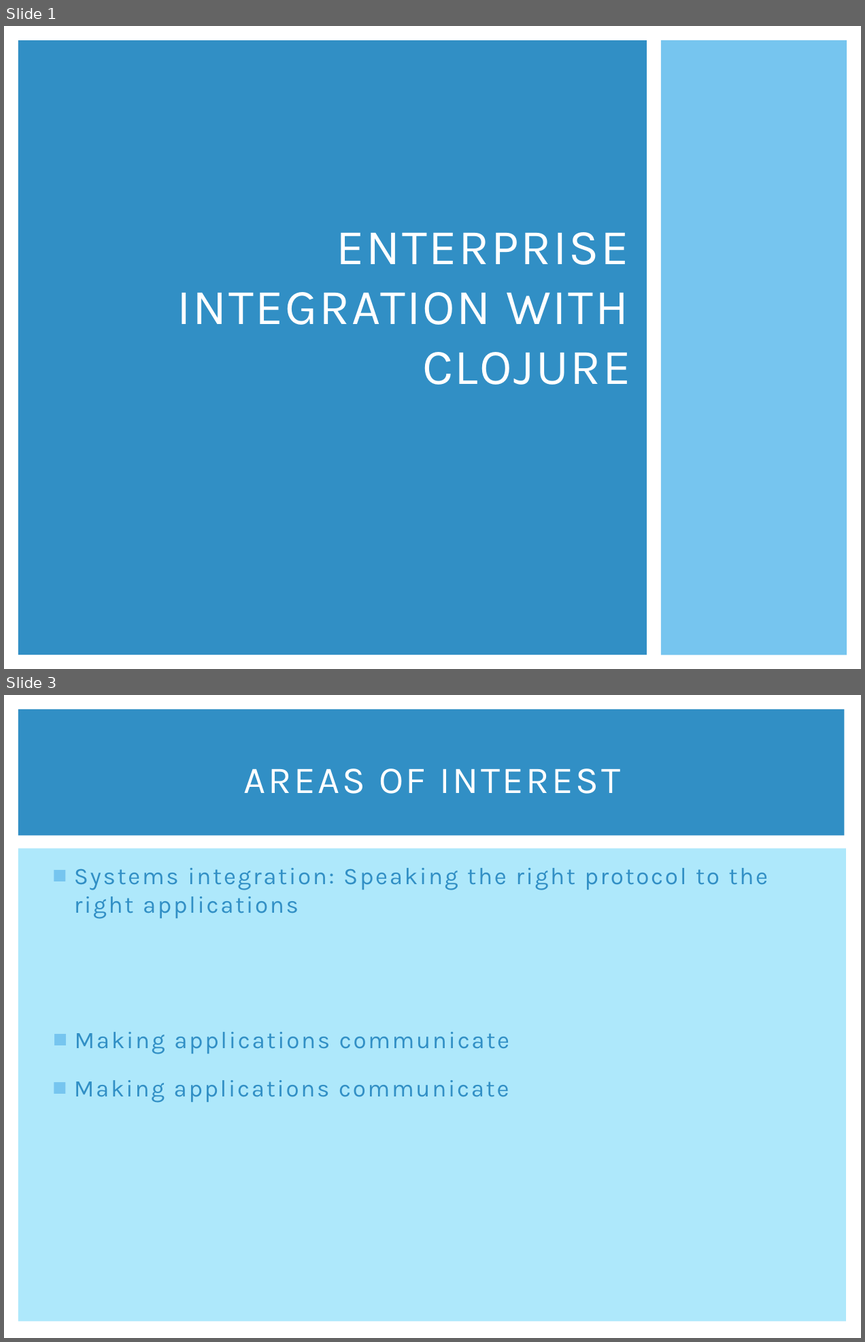
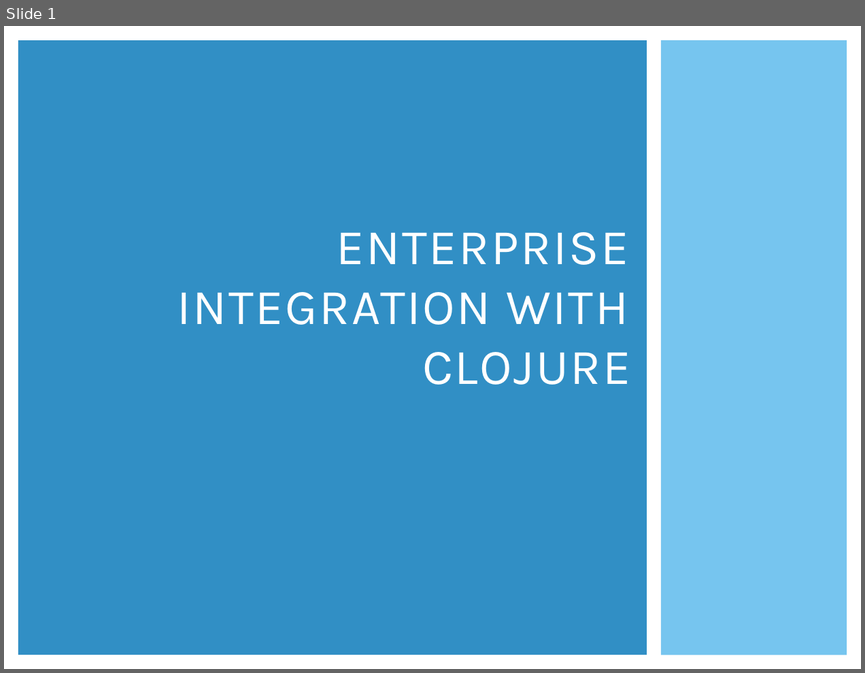
Before and after one commit to clumsyjedi/euroclojure2013, a slide deck: SLIDES.pptx. Shown one above the other, each under a label of ours: slides 1 and 3 before the commit, slide 1 after it; the slides between them are not shown. The pictures are 865x1342 and 865x673 pixels, drawn with LibreOffice and Linux fonts; fonts in the diff are those of the drawing. Boxes give left, top, right and bottom in pixels: in the first picture for what was removed or moved away, otherwise in the second. Text is boxed around its words. In the diff, an @@ line names an element or a change of style, - is before the commit and + after.

```diff
--- a/SLIDES.pptx
+++ b/SLIDES.pptx
@@ slide 3 removed at bbox=[4, 695, 861, 1338], background #FFFFFF @@
@@ rectangle removed at bbox=[18, 709, 844, 836] @@
@@ title removed at bbox=[244, 768, 620, 794] @@
-AREAS OF INTEREST
@@ rectangle removed at bbox=[18, 849, 847, 1321] @@
@@ text removed at bbox=[74, 868, 768, 919] @@
-■ Systems integration: Speaking the right protocol to the right applications
@@ text removed at bbox=[75, 1032, 509, 1054] @@
-■ Making applications communicate
@@ text removed at bbox=[74, 1080, 509, 1102] @@
-■ Making applications communicate
```
Also in this commit, not shown: 1 slide changed, 27 slides added, 6 other slides removed.
